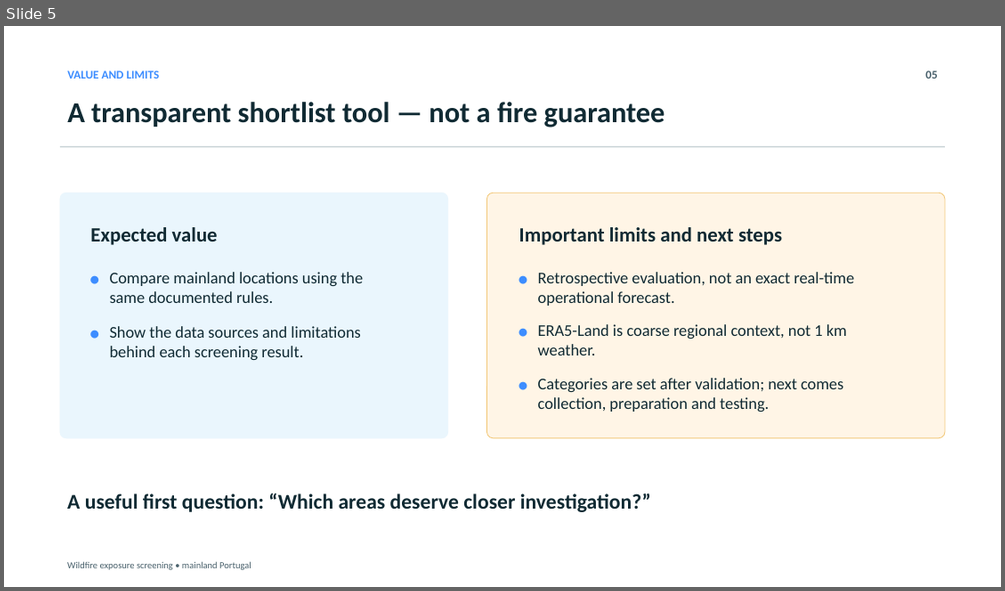
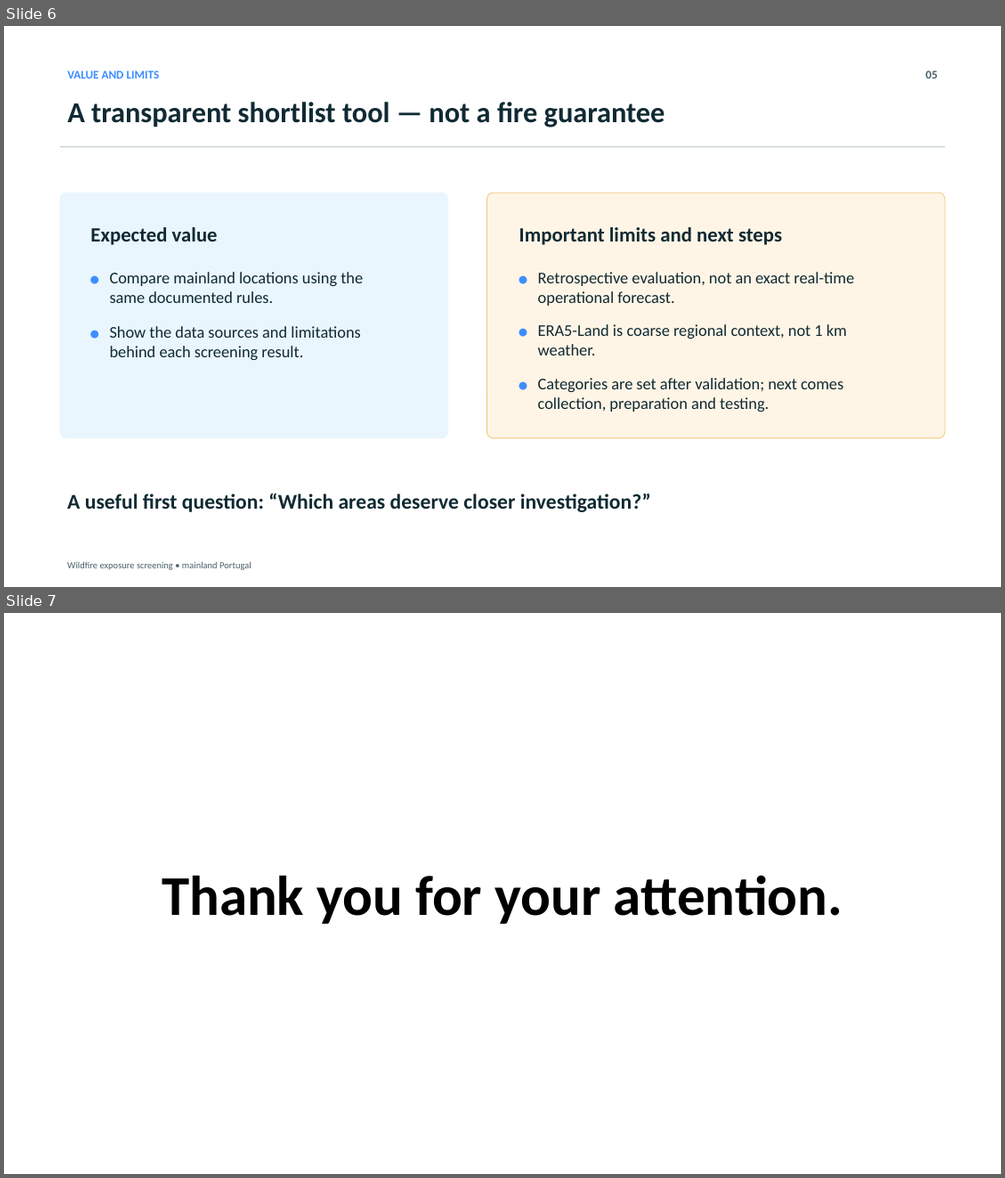
Before and after one commit to serhii-diadechko-git/wildfire_property_screening_portugal, a slide deck: reports/Reproducible_Wildfire_Exposure_Screening_Mainland_Portugal.pptx. Shown one above the other, each under a label of ours: slide 5 before the commit, slides 6 and 7 after it. The pictures are 1005x591 and 1005x1178 pixels, drawn with LibreOffice and Linux fonts; fonts in the diff are those of the drawing. Boxes give left, top, right and bottom in pixels: in the first picture for what was removed or moved away, otherwise in the second. Text is boxed around its words. In the diff, an @@ line names an element or a change of style, - is before the commit and + after.

Commit message:
Presentation update.

```diff
--- a/reports/Reproducible_Wildfire_Exposure_Screening_Mainland_Portugal.pptx
+++ b/reports/Reproducible_Wildfire_Exposure_Screening_Mainland_Portugal.pptx
@@ slide 7 added at <box>4,613,1001,1174</box>, background #FFFFFF @@
@@ text added at <box>162,875,842,924</box>, 54 pt, text #000000, bold @@
+Thank you for your attention.
@@ what was slide 5 is now slide 6 @@
```
